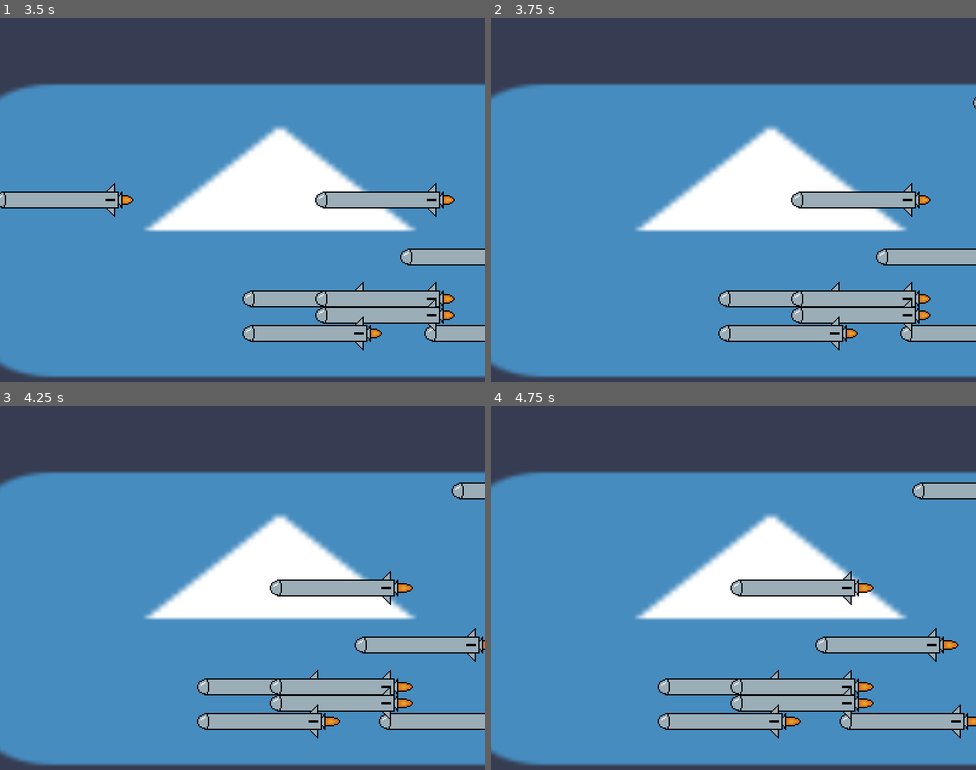
Above: before the commit, frames 1-4 (two rows, left to right).
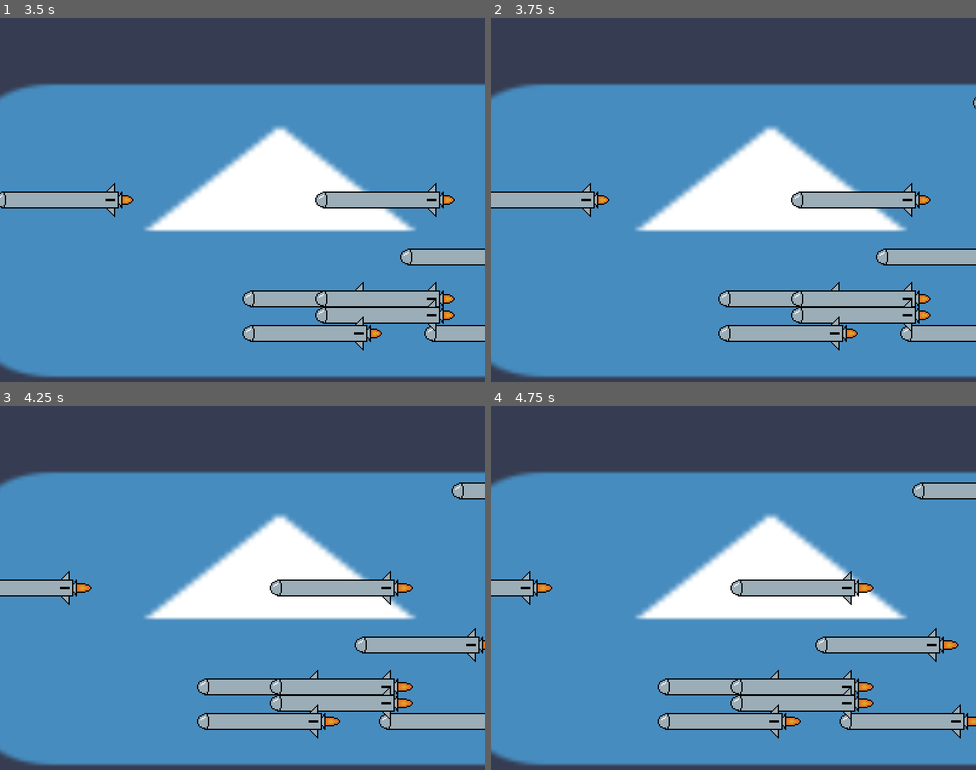
Above: after the commit, the same moments.

Repository: terminator0521/air-jumper
Game: Godot game, scene res://scenes/start_menu.tscn
Same seed, same stepped clock (60 frames per second), same inputs: the game is played once before the commit and once after it. The engine's default icon, where the game draws it, is replaced by a stand-in: a white triangle on a blue panel in a dark square.
Inputs (mouse positions are in pixels of both pictures, inside the frame that each line leads up to):
- Up to frame 1 (3.5 s): click (242, 138) at 0.5 s; hold Right 1.28-2.03 s; tap X (shoot) at 1.35, 2.1, 2.85 s; tap Z (jump) at 1.52, 2.27 s; hold Down (down) 2.03-2.78 s; hold Right from 2.78 s (still down)
- Up to frame 2 (3.75 s): keep holding Right; tap X (shoot) at 3.6 s
- Up to frame 3 (4.25 s): keep holding Right; tap Z (jump) at 3.77 s
- Up to frame 4 (4.75 s): release Right at 4.28 s; hold Left from 4.28 s (still down); tap X (shoot) at 4.35 s; tap Z (jump) at 4.52 s

Frame 1 is identical in both runs. In frame 2, 1.1% of the frame differs, in the area x 0-25%, y 45-55%; in frame 3, 0.8%; in frame 4, 0.6%.

Commit message:
increase start platform time until despawn

Diff:
--- a/scripts/platform_mgr.gd
+++ b/scripts/platform_mgr.gd
@@ -1,6 +1,6 @@
 extends Node2D
 
-@export var _start_despawn_time: float = 3
+@export var _start_despawn_time: float = 6
 var _despawn_timer: float = 0
 
 const h_platform_offset = 300
